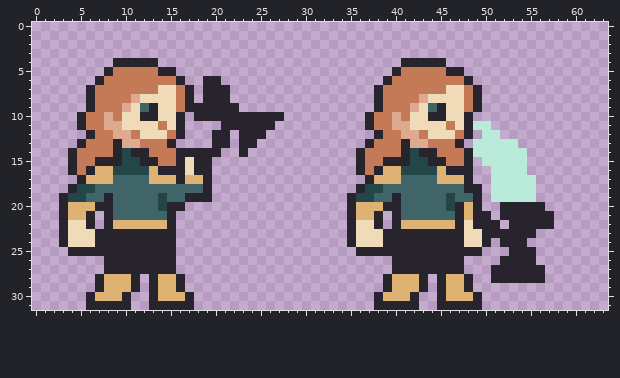
Pixel-art sprite: assets/sprites/modi-attacks-axe-sprite.png. The picture above is the old version.
The file is 1024x512 pixels, drawn in blocks of 16x16; one block is one cell here.
The same view after the edit:
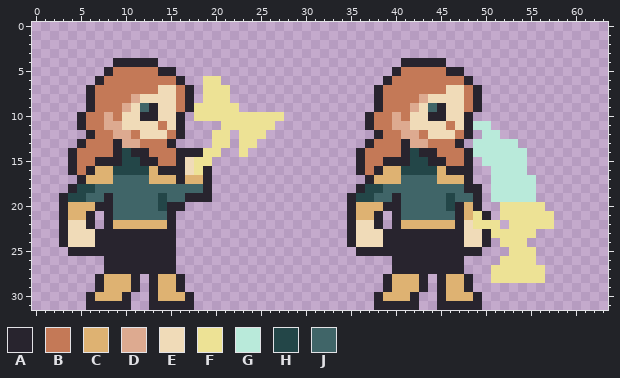
Palette (. is transparent): A #28242e  B #c47957  C #deb272  D #ddaa90  E #f0dbb8  F #ede295  G #b9eada  H #234648  J #406568
From old to new:
Colour F replaces colour A in row 6 at x 19 to 20; in rows 7 to 8 at x 19 to 21; in row 9 at x 18 to 22; in row 10 at x 18 to 27; in row 11 at x 21 to 26; in row 12 at x 20 to 21 and 23 to 25.
Colour F replaces colour A in row 13 at x 20 to 21 and 23 to 24; in row 14 at x 19 to 20 and 23; in row 15 at x 18 to 19; in row 16 at x 18; in row 20 at x 52 to 56; in row 21 at x 49 and 52 to 57.
Colour F replaces colour A in row 22 at x 49 to 51 and 53 to 57; in row 23 at x 51 to 55; in row 24 at x 52 to 54; in row 25 at x 53 to 55; in row 26 at x 52 to 55; in rows 27 to 28 at x 51 to 56.
